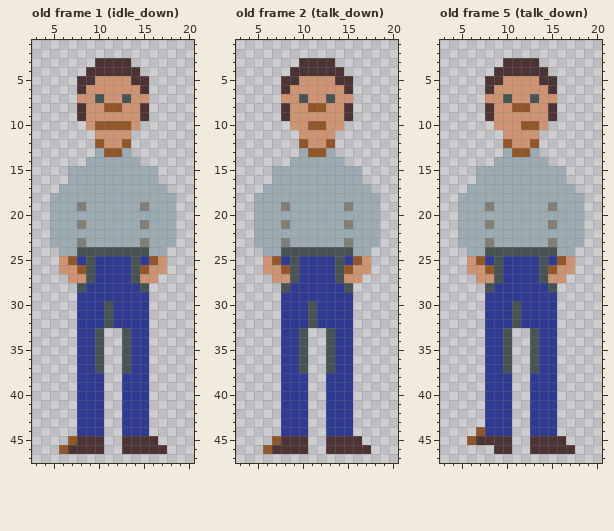
Two versions of one pixel-art file, resources/character.aseprite. Above, as it was before the edit.
24x48 pixels, 23 frames. Shown: old frame 1 (idle_down): x 3..20, y 1..47; old frame 2 (talk_down): x 3..20, y 1..47; old frame 5 (talk_down): x 3..20, y 1..47. The commit also changed other frames, which this record leaves out.
Now the later version:
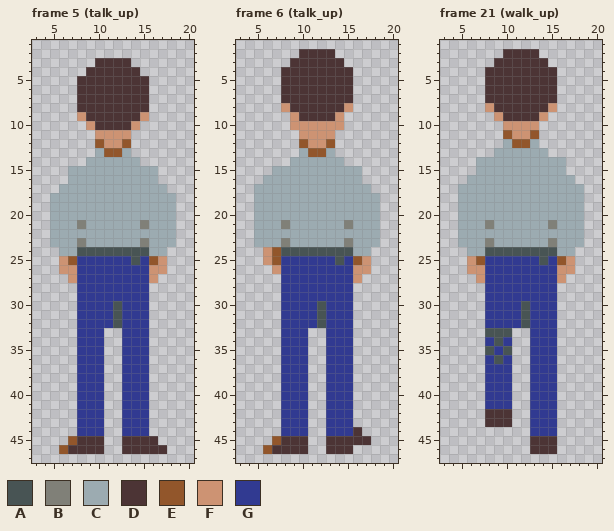
Palette (. is transparent): A #485454  B #808078  C #9cabb1  D #4c3435  E #92562b  F #cd9373  G #313a91
A new or re-ordered frame is compared with the old frame closest to it.
From old to new:
frames 23 -> 57
Changed rows in their new state; - is an unchanged pixel.
Frame 5 (talk_up) is new; against old frame 1 (idle_down):
first column x 8:
 5 --DDDD--
 6 -DDDDDD-
 7 DDDDDDDD
 8 -DDDDDD-
 9 FDDDDDDF
10 --DDDD--
first column x 8:
19 C------C
first column x 8:
25 -G------
26 GG----GG
27 GG----GG
28 G------G
30 ---GA---
31 ---GA---
32 ---GA---
33 --G--G--
34 --G--G--
35 --G--G--
36 --G--G--
37 --G--G--
Frame 6 (talk_up) is new; against old frame 2 (talk_down):
first column x 8:
 2 --DDDD--
 3 -D----D-
 4 D------D
 5 --DDDD--
 6 -DDDDDD-
 7 DDDDDDDD
 8 FDDDDDDF
 9 .-DDDD-.
10 ---FF---
first column x 5:
16 -C---------
17 C----------
19 ---C------C
first column x 6:
24 FE--------
25 ---G------
26 .-GG----GG
27 -.GG----GG
28 --G------G
30 -----GA---
31 -----GA---
32 -----GA---
33 ----G--G--
34 ----G--G--
35 ----G--G--
36 ----G--G--
37 ----G--G--
first column x 16:
44 D-
45 -D
46 ..
Frame 21 (walk_up) is new; against old frame 5 (talk_down):
first column x 5:
 2 -----DDDD-----
 3 ----D----D----
 4 ---D------D---
 5 -----DDDD-----
 6 ----DDDDDD----
 7 ---DDDDDDDD---
 8 ---FDDDDDDF---
 9 ---.-DDDD-.---
10 ----.--FF.----
11 -----E--E-----
12 -----CEEC-----
13 ----C-CC-C----
14 --CC------CC--
16 -C----------C-
17 C------------C
19 ---C------C---
first column x 8:
25 -G------
26 GG----GG
27 GG----GG
28 G------G
30 ---GA---
31 ---GA---
32 ---GA---
33 AA---G--
34 -AG--G--
35 A----G--
36 -AG--G--
37 --G--G--
first column x 6:
42 --DDD-------
43 --DDD-------
44 -....-------
45 .....-----.-
46 ---..-----..
